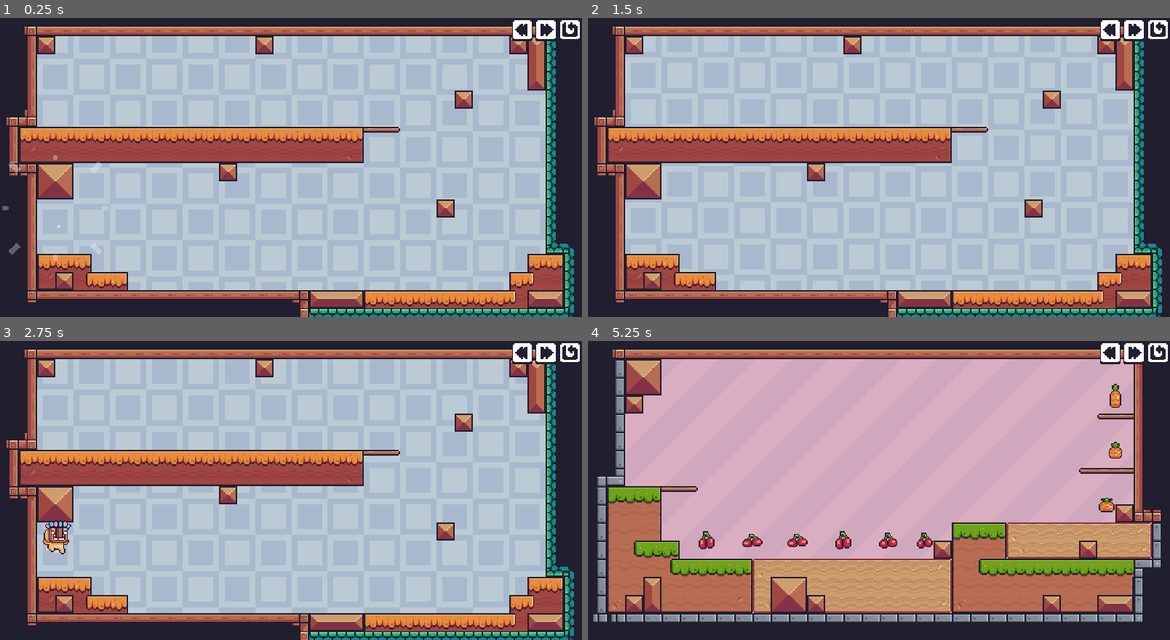
Above: before the commit, frames 1-4 (two rows, left to right).
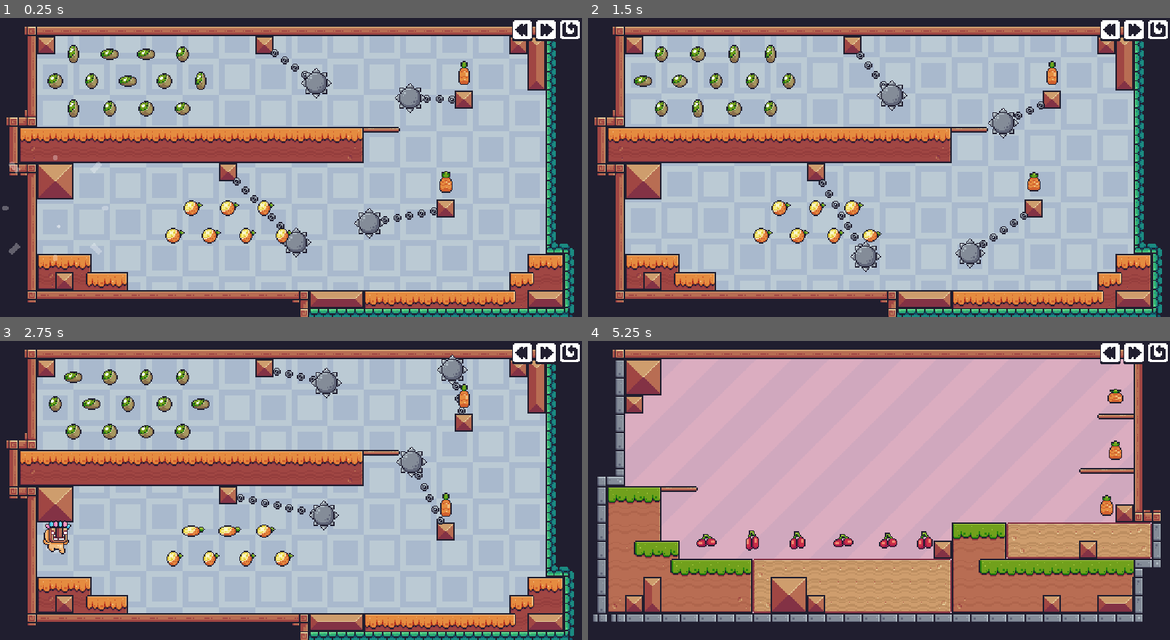
Above: after the commit, the same moments.

Repository: skaarj1989/PixelAdventure
Game: Godot game, scene res://src/Levels/Level_1_14.tscn
The game is run twice, just before and just after one commit, with the same random seed, the same clock (stepped at 60 frames per second) and the same inputs. This scene is started directly instead of the project's main scene.
Inputs (mouse positions are in pixels of both pictures, inside the frame that each line leads up to):
- Up to frame 1 (0.25 s): no input
- Up to frame 2 (1.5 s): click (1158, 29) at 0.5 s; click (1158, 29) at 1.25 s
- Up to frame 3 (2.75 s): click (570, 352) at 2 s
- Up to frame 4 (5.25 s): click (1135, 352) at 2.75 s; click (1158, 352) at 3.5 s; click (1158, 352) at 4.25 s; click (1158, 352) at 5 s

The runs differ from the first frame. In frame 1, 3.7% of the frame differs, in the area x 8-81%, y 8-81%; in frame 2, 3.8%; in frame 3, 3.8%, in the area x 8-81%, y 4-76%; in frame 4, 0.7%.

Commit message:
Added SpikedBall trap

Diff:
--- a/project.godot
+++ b/project.godot
@@ -49,7 +49,6 @@
 
 window/size/width=512
 window/size/height=264
-window/size/resizable=false
 window/size/test_width=1280
 window/size/test_height=720
 window/stretch/mode="2d"
--- a/src/Levels/Level.tscn
+++ b/src/Levels/Level.tscn
@@ -3848,7 +3848,7 @@
 7/shapes = [  ]
 7/z_index = 0
 
-[node name="Level" type="Node2D"]
+[node name="Level2" type="Node2D"]
 script = ExtResource( 11 )
 
 [node name="CanvasLayer" type="CanvasLayer" parent="."]
--- a/src/Levels/Level_1_14.tscn
+++ b/src/Levels/Level_1_14.tscn
@@ -1,11 +1,47 @@
-[gd_scene load_steps=2 format=2]
+[gd_scene load_steps=3 format=2]
 
 [ext_resource path="res://src/Levels/Level.tscn" type="PackedScene" id=1]
+[ext_resource path="res://src/Traps/SpikedBall/SpikedBall.tscn" type="PackedScene" id=2]
 
 [node name="Level" instance=ExtResource( 1 )]
 
 [node name="TileMap" parent="." index="2"]
 tile_data = PoolIntArray( -65538, 76, 0, -65537, 76, 0, -131072, 76, 0, -131071, 76, 0, -131070, 76, 0, -131069, 76, 0, …(6201 unchanged characters)…
 
+[node name="Collectibles" parent="." index="8"]
+tile_data = PoolIntArray( 196615, 3, 0, 196619, 3, 0, 196623, 3, 0, 196627, 3, 0, 327730, 6, 0, 393221, 3, 0, 393225, 3, 0, 393229, 3, 0, 393233, 3, 0, 393237, 3, 0, 589831, 3, 0, 589835, 3, 0, 589839, 3, 0, 589843, 3, 0, 1114160, 6, 0, 1310740, 5, 0, 1310744, 5, 0, 1310748, 5, 0, 1507346, 5, 0, 1507350, 5, 0, 1507354, 5, 0, 1507358, 5, 0 )
+
 [node name="SpawnPoint" parent="." index="11"]
 position = Vector2( 48, 168 )
+
+[node name="SpikedBall" parent="." index="13" instance=ExtResource( 2 )]
+position = Vector2( 200, 222 )
+attachment_point = NodePath("../Attachment")
+angular_velocity = 0.055
+
+[node name="Attachment" type="Position2D" parent="." index="14"]
+position = Vector2( 200, 136 )
+
+[node name="SpikedBall2" parent="." index="15" instance=ExtResource( 2 )]
+position = Vector2( 336, 128 )
+attachment_point = NodePath("../Attachment2")
+angular_velocity = -0.1
+
+[node name="Attachment2" type="Position2D" parent="." index="16"]
+position = Vector2( 392, 168 )
+
+[node name="SpikedBall3" parent="." index="17" instance=ExtResource( 2 )]
+position = Vector2( 408, 120 )
+attachment_point = NodePath("../Attachment3")
+angular_velocity = -0.12
+
+[node name="Attachment3" type="Position2D" parent="." index="18"]
+position = Vector2( 408, 72 )
+
+[node name="SpikedBall4" parent="." index="19" instance=ExtResource( 2 )]
+position = Vector2( 232, 80 )
+attachment_point = NodePath("../Attachment4")
+angular_velocity = 0.07
+
+[node name="Attachment4" type="Position2D" parent="." index="20"]
+position = Vector2( 232, 24 )
--- /dev/null
+++ b/src/Traps/SpikedBall/SpikedBall.gd
@@ -0,0 +1,48 @@
+extends KinematicBody2D
+
+# https://www.youtube.com/watch?v=J1ClXGZIh00
+
+export(NodePath) var attachment_point
+export(float) var gravity = 9.8
+export(float) var damping = 1.0
+export(float) var angular_velocity = 0.15
+
+var angle := 0.0
+var angular_acceleration = 0.0
+
+onready var attachment_position := (get_node(attachment_point) as Position2D).get_global_position()
+onready var chain := preload("res://assets/Traps/SpikedBall/chain.png")
+onready var chain_size := chain.get_size()
+onready var chain_offset := chain_size * 0.5
+onready var chain_margin := chain_offset * 0.5
+
+func _ready():
+	#angle = Vector2.ZERO.angle_to(get_global_position() - attachment_position) - deg2rad(-90)
+	pass
+
+func _process(_delta: float) -> void:
+	update()
+
+
+func _physics_process(_delta: float) -> void:
+	var arm_length = get_arm_length()
+	angular_acceleration = ((-gravity * _delta) / arm_length) * sin(angle)
+	angular_velocity += angular_acceleration
+	angular_velocity *= damping
+	angle += angular_velocity
+	global_position = attachment_position + Vector2(
+		arm_length * sin(angle),
+		arm_length * cos(angle)
+	)
+
+
+func _draw() -> void:
+	var dir_to_ball = attachment_position.direction_to(get_global_position())
+	var steps = ceil(get_arm_length()) / (chain_size + chain_margin).x
+	for i in range(1, steps ):
+		var link_pos = i * dir_to_ball * (chain_size + chain_margin * 1.5)
+		draw_texture(chain, to_local(attachment_position + link_pos - chain_offset))
+
+
+func get_arm_length() -> float:
+	return get_global_position().distance_to(attachment_position)
--- /dev/null
+++ b/src/Traps/SpikedBall/SpikedBall.tscn
@@ -0,0 +1,26 @@
+[gd_scene load_steps=4 format=2]
+
+[ext_resource path="res://assets/Traps/SpikedBall/spiked_ball.png" type="Texture" id=1]
+[ext_resource path="res://src/Traps/SpikedBall/SpikedBall.gd" type="Script" id=2]
+
+[sub_resource type="CircleShape2D" id=1]
+radius = 12.0
+
+[node name="SpikedBall" type="KinematicBody2D"]
+script = ExtResource( 2 )
+
+[node name="Sprite" type="Sprite" parent="."]
+texture = ExtResource( 1 )
+
+[node name="CollisionShape2D" type="CollisionShape2D" parent="."]
+shape = SubResource( 1 )
+
+[node name="Label" type="Label" parent="."]
+visible = false
+margin_left = -16.0
+margin_top = -24.0
+margin_right = 24.0
+margin_bottom = -10.0
+__meta__ = {
+"_edit_use_anchors_": false
+}
Binary file added: assets/Traps/SpikedBall/chain.png
Not shown, added: assets/Traps/SpikedBall/chain.png.import
Binary file added: assets/Traps/SpikedBall/spiked_ball.png
Not shown, added: assets/Traps/SpikedBall/spiked_ball.png.import
